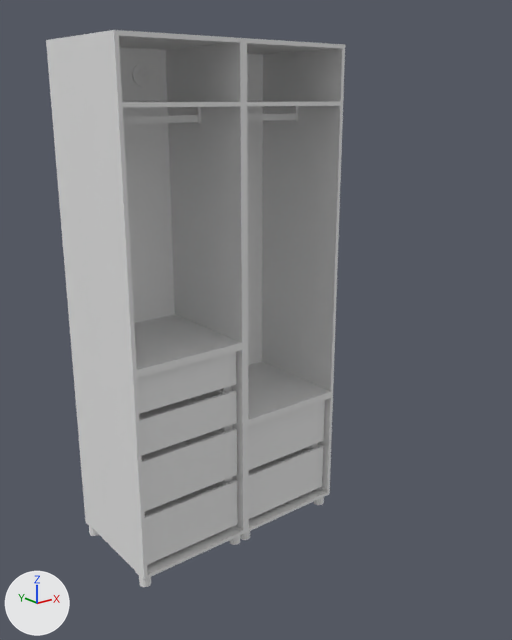
What one commit did to the COLLADA model public/models/drawer-rail.dae.
Camera for both pictures: a 50 mm lens placed at (-3.63, -0.49, 2.16), pointed at (-1.8, 1.8, 1.24). Every picture has the same lights, and +X, +Y and +Z are marked at lower left. Materials are left out; every surface is plain grey. Where no turn or scale is listed for an object, it has been applied to the vertices. Vertices at the same position are counted once.

The older version as bpy lines, for what is in view:
```python
ob_500언더레일_003 = bpy.data.objects.new('_500언더레일.003', me_500언더레일)
ob_500언더레일_003.parent = ob_group_0
ob_500언더레일_003.location = (0.0505, 0.082, 0.894)
ob_group_0 = bpy.data.objects.new('group_0', None)
ob_group_0.parent = ob_sketchup
ob_group_0.location = (-2.317, 1.965, 0.0)
ob_group_1 = bpy.data.objects.new('group_1', me_group_1)
ob_group_1.location = (-2.287, 1.995, 0.111)
ob_group_2 = bpy.data.objects.new('group_2', me_group_2)
ob_group_2.location = (-2.287, 1.995, 0.391)
ob_group_3 = bpy.data.objects.new('group_3', me_group_3)
ob_group_3.location = (-2.287, 1.995, 0.669)
ob_group_4 = bpy.data.objects.new('group_4', me_group_4)
ob_group_4.location = (-2.287, 1.995, 0.869)
ob_skpcmnwlf = bpy.data.objects.new('skpCMNwLF', me_skpcmnwlf)
ob_skpcmnwlf.location = (-0.559, 1.945, 0.0)
```
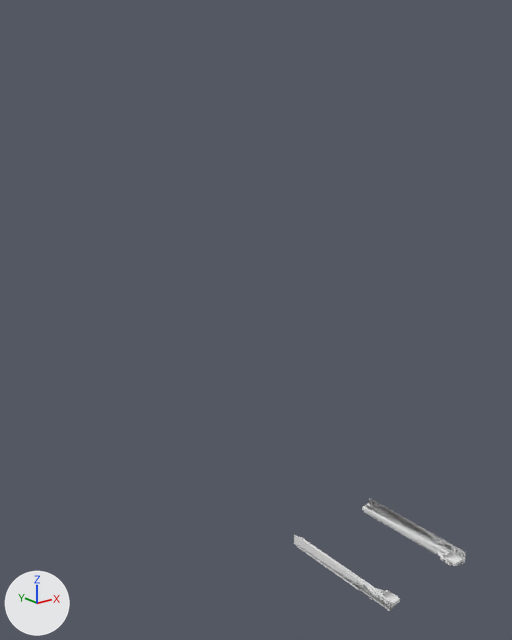
The change, as a diff of the scene's bpy script:
```diff
--- a/public/models/drawer-rail.dae.py
+++ b/public/models/drawer-rail.dae.py
@@ me_group_1 @@
 # used by ob_group_1; location = (-2.287, 1.995, 0.111)
-me_group_1.from_pydata(...)  # 8 vertices, 12 faces; spans x 0.0..0.526, y 0.0..0.015, z 0.0..0.246
+me_group_1.from_pydata(...)  # 735 vertices, 1558 faces; spans x 0.0..0.079, y 0.0..0.522, z 0.0..0.046
+# me_group_1 part 1: 8 vertices removed from x 0.0..0.526, y 0.0..0.015, z 0.0..0.246; 735 vertices added at x 0.0..0.079, y 0.0..0.522, z 0.0..0.046
@@ me_group_0 @@
+me_group_0.from_pydata(...)  # 739 vertices, 1564 faces; spans x 0.0..0.073, y 0.0..0.522, z 0.0..0.046
@@ ob_group_0 @@
-ob_group_0 = bpy.data.objects.new('group_0', None)
+ob_group_0 = bpy.data.objects.new('group_0', me_group_0)
 ob_group_0.parent = ob_sketchup
-ob_group_0.location = (-2.317, 1.965, 0.0)
+ob_group_0.location = (-1.915, 0.885, 0.38)
@@ ob_500언더레일_003 @@
-ob_500언더레일_003 = bpy.data.objects.new('_500언더레일.003', me_500언더레일)
-ob_500언더레일_003.parent = ob_group_0
-ob_500언더레일_003.location = (0.0505, 0.082, 0.894)
@@ ob_skpcmnwlf @@
-ob_skpcmnwlf = bpy.data.objects.new('skpCMNwLF', me_skpcmnwlf)
-ob_skpcmnwlf.location = (-0.559, 1.945, 0.0)
@@ ob_group_1 @@
 ob_group_1 = bpy.data.objects.new('group_1', me_group_1)
-ob_group_1.location = (-2.287, 1.995, 0.111)
+ob_group_1.location = (-1.534, 0.885, 0.38)
@@ ob_group_2 @@
-ob_group_2 = bpy.data.objects.new('group_2', me_group_2)
-ob_group_2.location = (-2.287, 1.995, 0.391)
@@ ob_group_3 @@
-ob_group_3 = bpy.data.objects.new('group_3', me_group_3)
-ob_group_3.location = (-2.287, 1.995, 0.669)
@@ ob_group_4 @@
-ob_group_4 = bpy.data.objects.new('group_4', me_group_4)
-ob_group_4.location = (-2.287, 1.995, 0.869)
```

Changed parts and their boxes [x1, y1, x2, y2] in the pictures (512 x 640 px):
'skpCMNwLF', deleted: before [46, 30, 345, 587]
'group_1', reshaped, moved (12% wider, 20% shorter): before [145, 480, 238, 565]; after [362, 498, 466, 566]
'group_2', deleted: before [142, 428, 237, 512]
'group_3', deleted: before [139, 390, 237, 456]
'group_4', deleted: before [137, 352, 236, 414]
'group_0', now drawn: after [294, 534, 400, 611]
